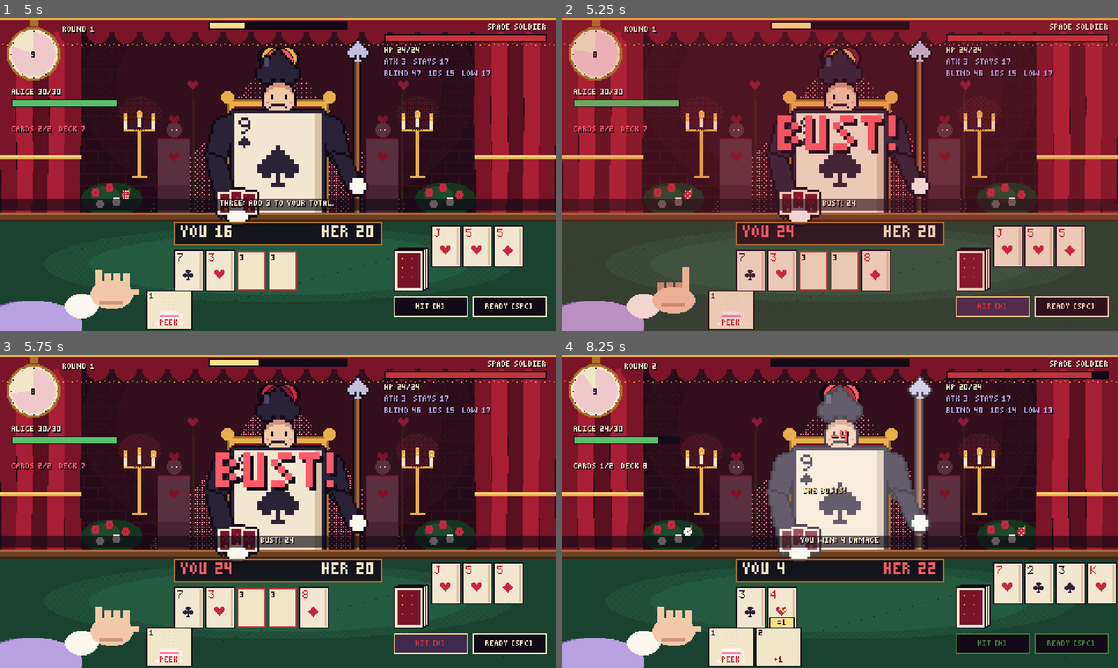
Above: before the commit, frames 1-4 (two rows, left to right).
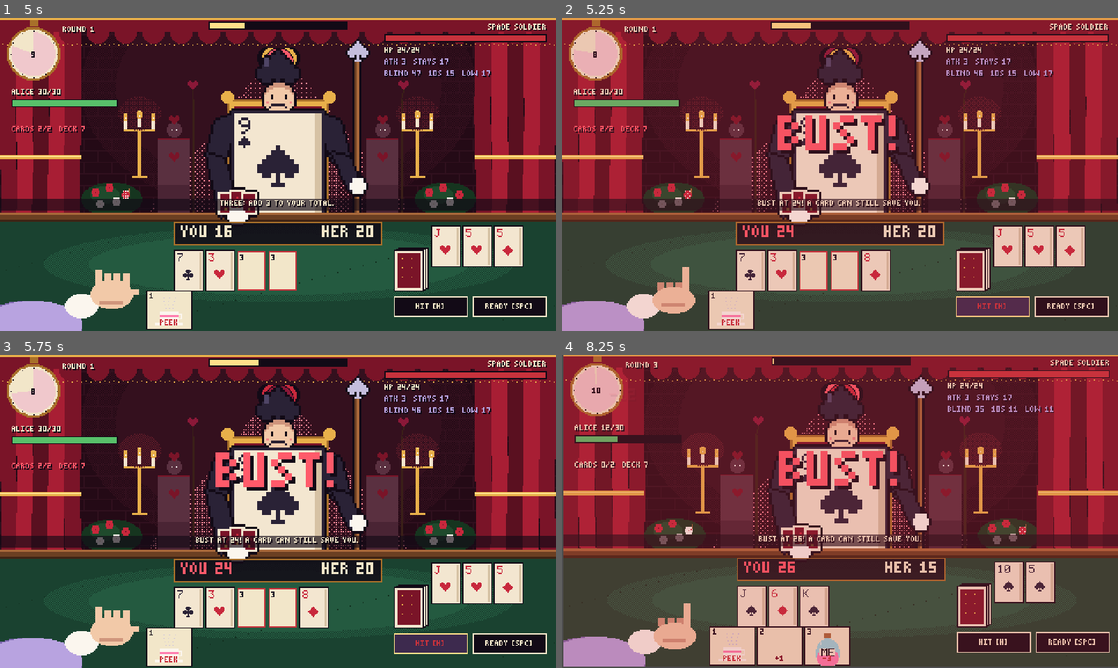
Above: after the commit, the same moments.

Repository: Arvin-17/CardClash
Game: Godot game, scene res://scenes/main_menu.tscn
Same seed, same stepped clock (60 frames per second), same inputs: the game is played once before the commit and once after it.
Inputs (mouse positions are in pixels of both pictures, inside the frame that each line leads up to):
- Up to frame 1 (5 s): click "NEW RUN [ENTER]" at 0.5 s; click "NEW RUN [ENTER]" at 1.25 s; tap Space at 2, 2.27, 2.3, 2.57 s; move the mouse to (400, 158) at 2.02 s; hold D 2.03-2.75 s; tap H at 2.1 s; click "FIGHT [ENTER]" at 2.75 s; click "1" at 3.5 s; click "2" at 4.25 s
- Up to frame 2 (5.25 s): click "HIT [H]" at 5 s
- Up to frame 3 (5.75 s): no input
- Up to frame 4 (8.25 s): click "READY [SPC]" at 5.75 s; move the mouse to (728, 527) at 6.52 s; hold S 6.53-7.25 s; tap Space at 6.6, 6.77, 7.07 s; tap H at 6.8, 8.1 s; click "3" at 7.25 s; move the mouse to (895, 442) at 8.02 s; hold D from 8.03 s (still down)

Frame 1 is identical in both runs. In frame 2, 0.3% of the frame differs, in the area x 35-65%, y 58-61%; in frame 3, 0.3%; in frame 4, 77%, in the area x 0-100%, y 0-100%.

Commit message:
Ready ends the round at once; no hits over 21; Heal
stay() finishes the enemy's turn and resolves on the spot, replacing
the hurry-after-ready ticks. can_hit() blocks hitting while over 21.
heal() is available whenever the round is live. The round also ends
the moment Alice reaches a super bust.

Diff:
--- a/game/scripts/battle/battle_controller.gd
+++ b/game/scripts/battle/battle_controller.gd
@@ -8,7 +8,8 @@
 ##               SURPRISE
 ##
 ## Rounds are real-time inside a short window (round.seconds) but resolve in fixed steps,
-## so they stay fair and testable. A round ends early the moment both sides have stayed. Logic changes state first, then emits on Events. The UI only
+## so they stay fair and testable. READY ends the round at once (the enemy finishes its
+## turn instantly), and so does a super bust (30+). Logic changes state first, then emits on Events. The UI only
 ## calls hit()/stay()/play() and listens; it never changes game state itself.
 
 enum State { DEAL, ROUND_ACTIVE, SURPRISE, RESOLVE, BATTLE_END }
@@ -87,11 +88,11 @@
 # --- player input (requests; the controller decides) -------------------------
 
 func hit() -> void:
-	if not can_act():
+	if not can_hit():
 		return
 	battle.player_hit()
-	if battle.player.is_bust(battle.target):
-		Events.message.emit("BUST! %d" % battle.player.total(battle.target))
+	if battle.player.is_bust(battle.target) and not battle.player_super_bust():
+		Events.message.emit("BUST AT %d! A CARD CAN STILL SAVE YOU." % battle.player.total(battle.target))
 	_check_round_end()
 
 
@@ -100,8 +101,8 @@
 		return
 	battle.player_stay()
 	Events.message.emit("READY ON %d." % battle.player.total(battle.target))
-	if _hurry():
-		_ai_wait_ticks = 0
+	# READY ends the round now: the enemy plays out the rest of its turn instantly.
+	battle.finish_enemy_turn()
 	_check_round_end()
 
 
@@ -114,6 +115,14 @@
 	return true
 
 
+## Heal: always on offer while the round is live; it uses one of this round's hand plays.
+## Returns the HP restored (0 if it couldn't be used).
+func heal() -> int:
+	if not round_live():
+		return 0
+	return battle.heal_action()
+
+
 ## Debug (F2): win the current battle instantly, to skip to the Queen while testing endings.
 func debug_win() -> void:
 	if battle == null or state == State.BATTLE_END or state == State.RESOLVE:
@@ -127,9 +136,14 @@
 	return battle != null and (state == State.ROUND_ACTIVE or state == State.SURPRISE)
 
 
-## Hit and Ready: any time the round is live, until you ready up or bust.
+## Ready: any time the round is live until you've readied (busting doesn't end your turn).
 func can_act() -> bool:
 	return round_live() and not battle.player.stayed
+
+
+## Hit: like Ready, but not while you're over 21.
+func can_hit() -> bool:
+	return can_act() and not battle.player.is_bust(battle.target)
 
 
 ## Every phase change goes out on Events, so the UI never sits on a stale screen
@@ -176,13 +190,8 @@
 	elif decision == EnemyAI.STAY:
 		battle.enemy_stay()
 		Events.message.emit("%s stays." % battle.enemy.display_name)
-	_ai_wait_ticks = 0 if _hurry() else _reaction_ticks()
-	_check_round_end()
-
-
-## Once Alice is ready, the enemy stops "thinking" and finishes on every tick.
-func _hurry() -> bool:
-	return battle.player.stayed and bool(GameData.rule("ai.hurry_when_player_ready", true))
+	_ai_wait_ticks = _reaction_ticks()
+	_check_round_end()
 
 
 func _reaction_ticks() -> int:
@@ -240,7 +249,7 @@
 
 
 func _check_round_end() -> void:
-	if state == State.ROUND_ACTIVE and battle.both_done():
+	if state == State.ROUND_ACTIVE and battle.round_over():
 		_resolve()
 
 
@@ -296,5 +305,7 @@
 		hit()
 	elif action == "stay":
 		stay()
+	elif action == "heal":
+		heal()
 	elif action.begins_with("play:"):
 		play(int(action.trim_prefix("play:")))
